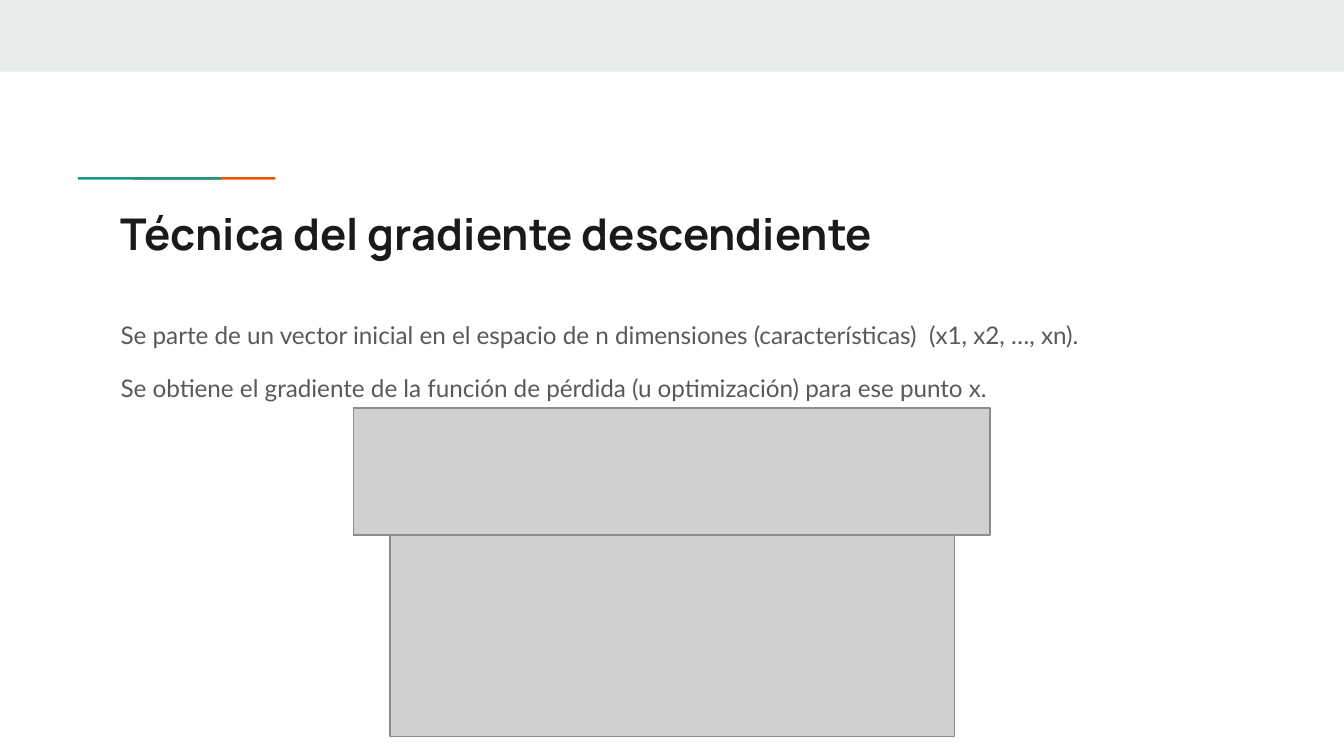
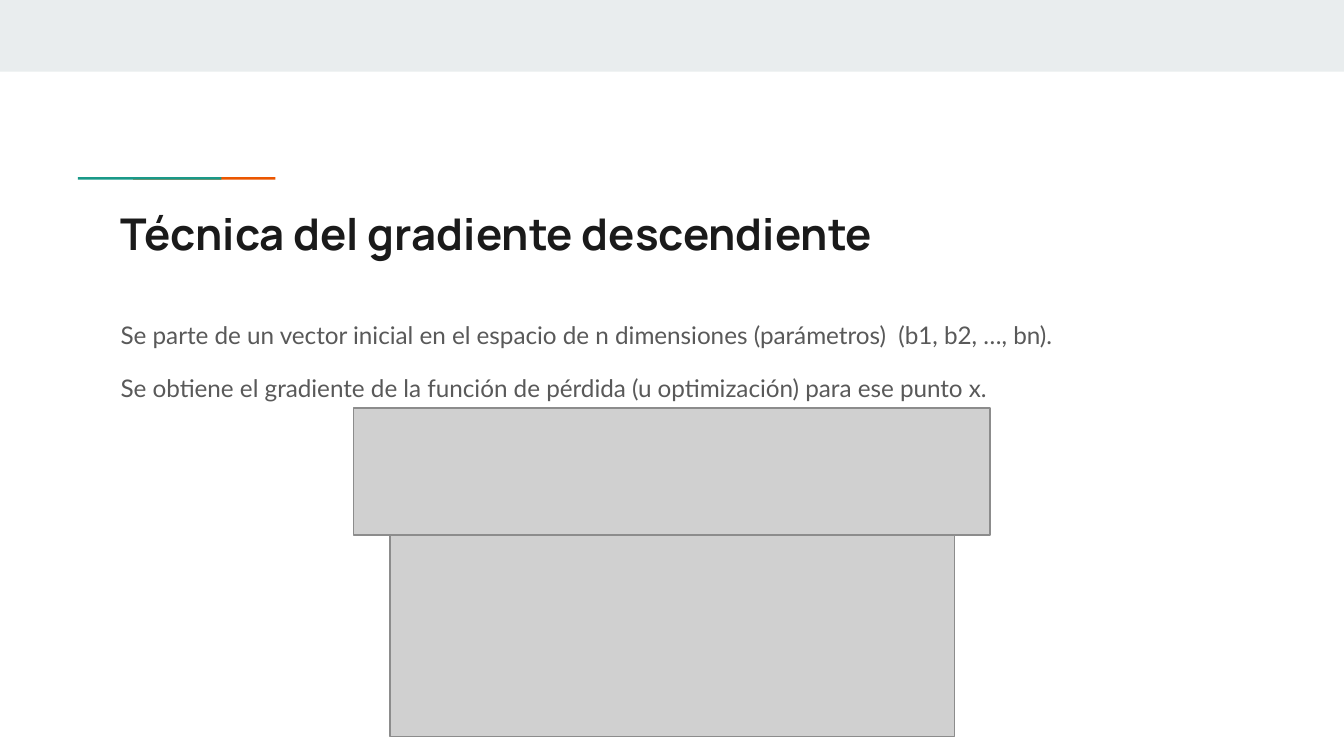
Before and after one commit to MaxiFrank7/Facultad, a slide deck: slide 9 of TUIA_Segundo/2Cuatrimestre/4C_MachineLearning/Unidad 2_ Regresión Lineal/Clase 4 - Gradiente Descendiente.pptx (slide 7 before the commit). Drawn at 1344x756 pixels with LibreOffice and Linux fonts; fonts in the diff are those of the drawing; grey boxes stand for pictures. Boxes give left, top, right and bottom in pixels: in the first picture for what was removed or moved away, otherwise in the second. Text is boxed around its words. In the diff, an @@ line names an element or a change of style, - is before the commit and + after.

```diff
--- a/TUIA_Segundo/2Cuatrimestre/4C_MachineLearning/Unidad 2_ Regresión Lineal/Clase 4 - Gradiente Descendiente.pptx
+++ b/TUIA_Segundo/2Cuatrimestre/4C_MachineLearning/Unidad 2_ Regresión Lineal/Clase 4 - Gradiente Descendiente.pptx
@@ text at [121, 325, 1052, 348]: text changed @@
-Se parte de un vector inicial en el espacio de n dimensiones (características) (x1, x2, …, xn).
+Se parte de un vector inicial en el espacio de n dimensiones (parámetros) (b1, b2, …, bn).
```
Also in this commit, not shown: 3 other slides changed, 8 slides added, 2 slides removed, 53 other files.
